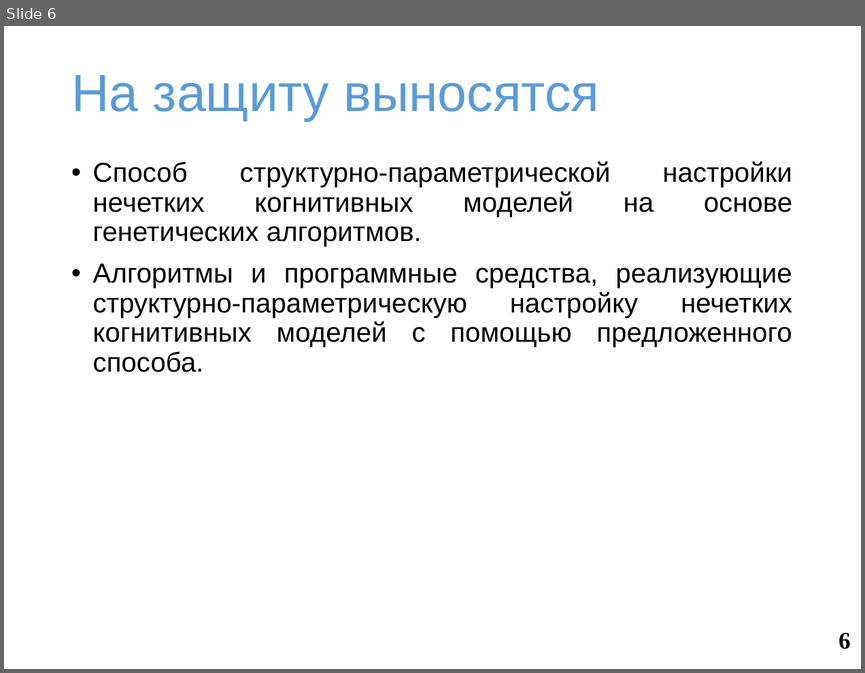
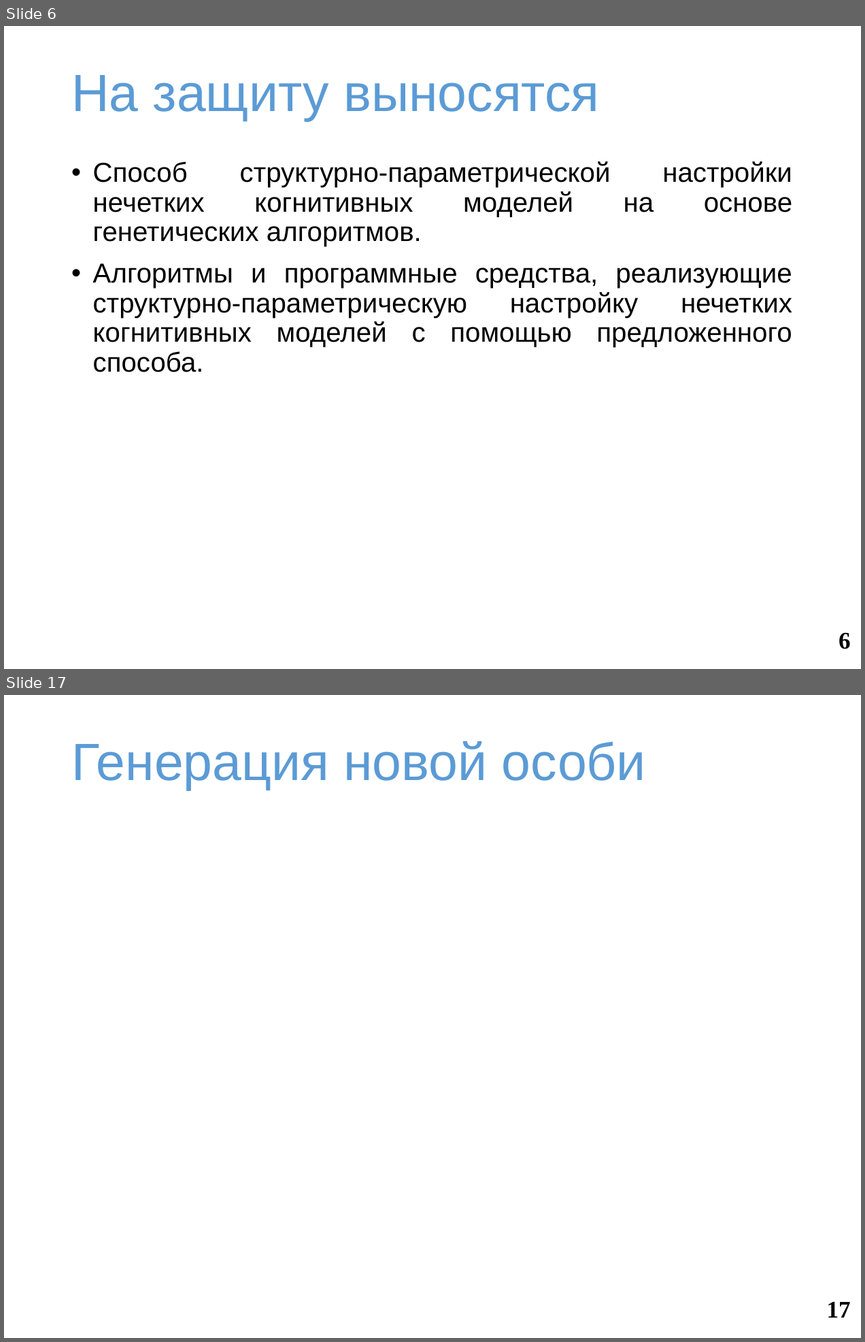
Before and after one commit to SquakR/fuzzy_cognitive_model, a slide deck: docs/presentation.pptx. Shown one above the other, each under a label of ours: slide 6 before the commit, slides 6 and 17 after it; the slides between them are not shown. The pictures are 865x673 and 865x1342 pixels, drawn with LibreOffice and Linux fonts; fonts in the diff are those of the drawing; grey boxes stand for pictures; background and template pictures are left out. Boxes give left, top, right and bottom in pixels: in the first picture for what was removed or moved away, otherwise in the second. Text is boxed around its words. In the diff, an @@ line names an element or a change of style, - is before the commit and + after.

```diff
--- a/docs/presentation.pptx
+++ b/docs/presentation.pptx
@@ slide 17 added at (4,695,861,1338), background #FFFFFF @@
@@ title added at (71,741,646,790), 44 pt, text #5B9BD5 @@
+Генерация новой особи
@@ page number added at (827,1302,851,1317), 20 pt, text #000000, bold @@
+17
```
Also in this commit, not shown: 3 slides changed, 24 other slides added, 2 other files.
